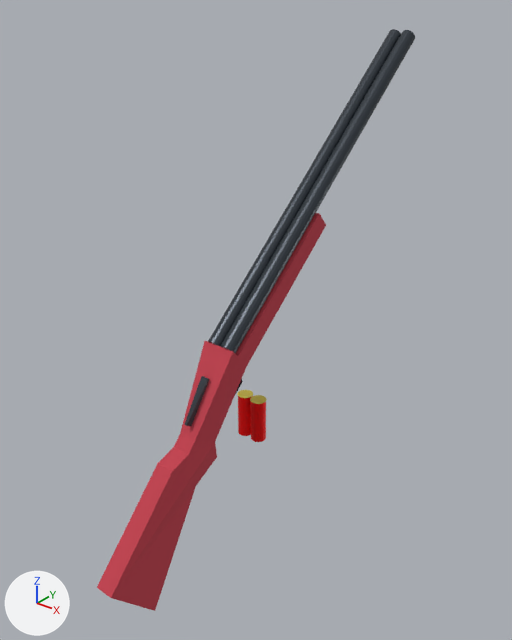
The OBJ model data/weapon-shotgun/double-barreled-shotgun0004.obj: old version first, new version second.
Rendered twice from a 50 mm camera at (2.28, -3.22, 2.26) aimed at (-0.04, -0.32, 0.46). The lights are fixed; the arrows at lower left show +X, +Y and +Z. Where no turn or scale is listed for an object, it has been applied to the vertices.

In view in the first picture: 'foreGrip', 'leftBarrel', 'rearStock', 'rightBarrel', 'shellPlastic', 'shellPlastic2'.
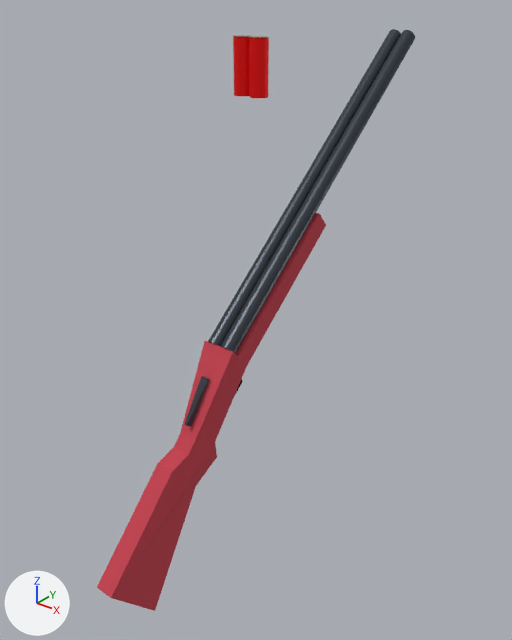
The newer file is also turned or shifted as a whole; pictures and numbers use the older file's frame.

Changed parts and their boxes (x1, y1, x2, y2) in the pictures (512 x 640 px):
'shellPlastic2', mesh moved: before (251, 402, 266, 442); after (249, 37, 269, 98)
'shellPlastic', mesh moved: before (238, 396, 253, 436); after (233, 36, 250, 96)

The change, as a diff of the scene's bpy script:
```diff
--- a/data/weapon-shotgun/double-barreled-shotgun0004.obj.py
+++ b/data/weapon-shotgun/double-barreled-shotgun0004.obj.py
@@ me_shellplastic @@
 me_shellplastic.from_pydata(...)  # 36 vertices, 68 faces; spans x -0.09..0.0, y -0.462..-0.371, z -0.273..-0.004
 # used by ob_shellplastic; location = (0.0, 0.0, 0.0)
+# me_shellplastic part 1: the whole mesh is moved by (0.0, 0.0, 2.0)
 me_shellplastic.materials.append(mat_redplastic)
@@ me_shellplastic2 @@
 me_shellplastic2.from_pydata(...)  # 36 vertices, 68 faces; spans x 0.01..0.1, y -0.462..-0.371, z -0.273..-0.004
 # used by ob_shellplastic2; location = (0.0, 0.0, 0.0)
+# me_shellplastic2 part 2: the whole mesh is moved by (0.0, 0.0, 2.0)
 me_shellplastic2.materials.append(mat_redplastic)
```
